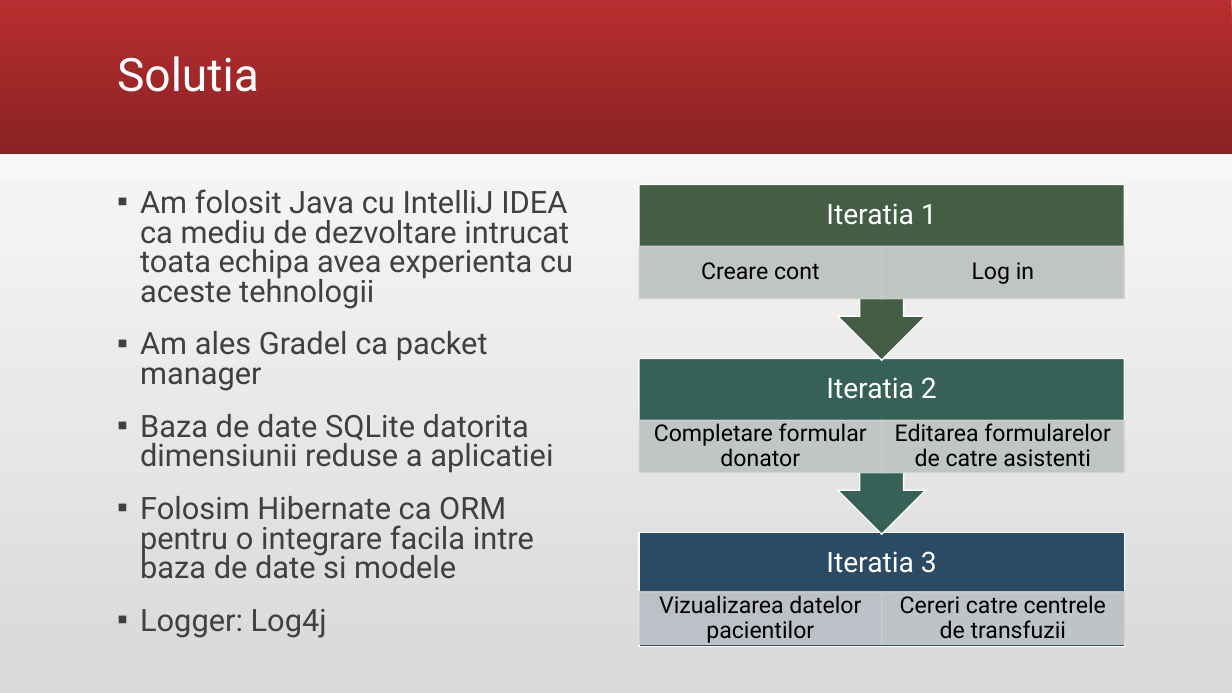
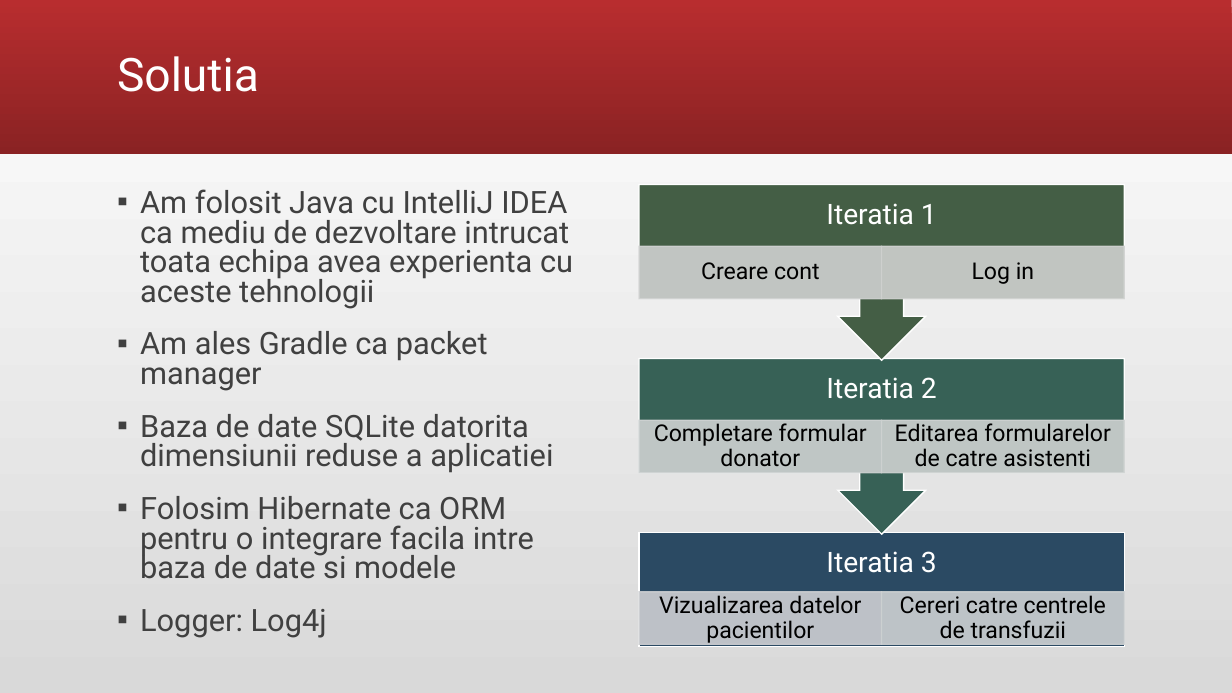
Before and after one commit to alexander34ro/Hopeless-Blood-Donation-ISS-App, a slide deck: slide 9 of documentatie/Hopeless Blood Donation.pptx. Drawn at 1232x693 pixels with LibreOffice and Linux fonts; fonts in the diff are those of the drawing. Boxes give left, top, right and bottom in pixels: in the first picture for what was removed or moved away, otherwise in the second. Text is boxed around its words. In the diff, an @@ line names an element or a change of style, - is before the commit and + after.

Commit message:
Notificari

```diff
--- a/documentatie/Hopeless Blood Donation.pptx
+++ b/documentatie/Hopeless Blood Donation.pptx
@@ text at [140, 331, 488, 391]: text changed @@
-▪ Am ales Gradel ca packet manager
+▪ Am ales Gradle ca packet manager
```
